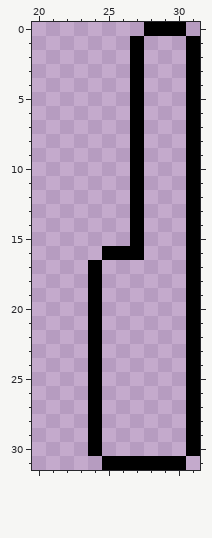
One commit to this pixel-art file: Assets/Arts/GameUI/Canvas_Border_Btn/PlayerUI/EneryBar/EnergyBorder.aseprite. Above, as it was before the edit.
32x32 pixels, 1 frame. Shown: x 20..31, y 0..31.
Once edited:
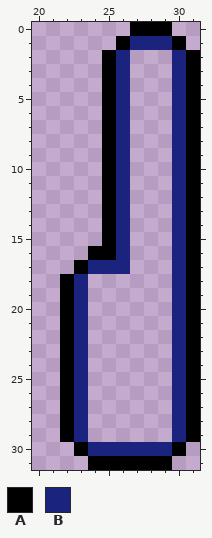
Palette (. is transparent): A #000000  B #1a237e
The exact change:
Layer "Flattened":
y 0: x 27 . -> A; x 30 A -> .
y 1: x 26..31 .A...A -> ABBBA.
y 2..15: x 25..27 ..A -> AB.; x 30 . -> B
y 16: x 24 . -> A; x 26..27 AA -> B.; x 30 . -> B
y 17: x 23..26 .A.. -> ABBB; x 30 . -> B
y 18..29: x 22..24 ..A -> AB.; x 30 . -> B
y 30: x 23..31 .A......A -> ABBBBBBA.
y 31: x 24 . -> A; x 30 A -> .
Where, in picture pixels (left, top, right, bottom), the same in both pictures:
changed: (60, 22, 200, 470)
